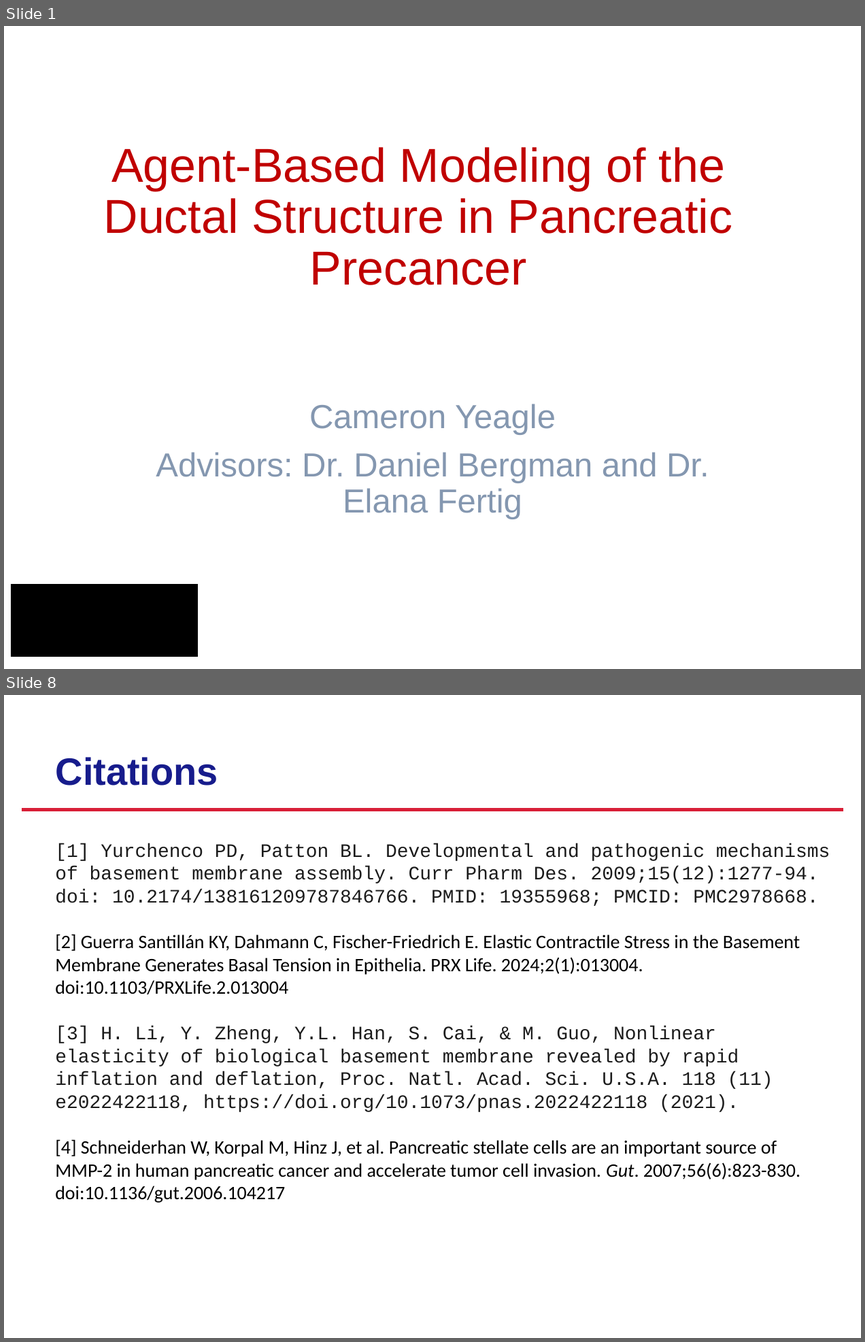
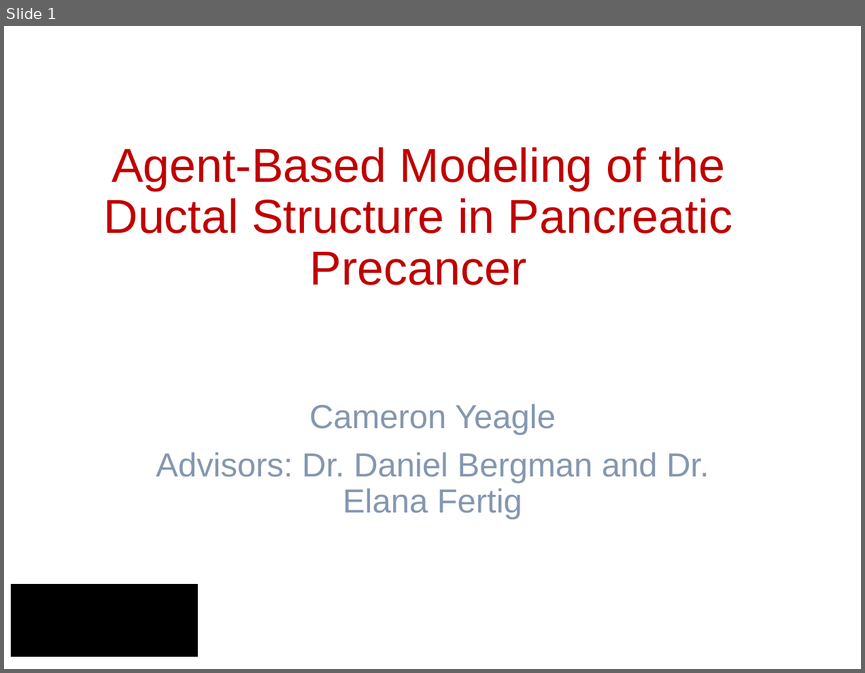
Before and after one commit to yeaglec/Pancreatic-Duct-Project, a slide deck: Presentation/Project_Update_(8-12).pptx. Shown one above the other, each under a label of ours: slides 1 and 8 before the commit, slide 1 after it; the slides between them are not shown. The pictures are 865x1342 and 865x673 pixels, drawn with LibreOffice and Linux fonts; fonts in the diff are those of the drawing; background and template pictures are left out. Boxes give left, top, right and bottom in pixels: in the first picture for what was removed or moved away, otherwise in the second. Text is boxed around its words. In the diff, an @@ line names an element or a change of style, - is before the commit and + after.

```diff
--- a/Presentation/Project_Update_(8-12).pptx
+++ b/Presentation/Project_Update_(8-12).pptx
@@ slide 8 removed at (4, 695, 861, 1338), background picture (left out) @@
@@ title removed at (56, 757, 218, 785) @@
-Citations
@@ line removed from (22, 810) to (843, 810) @@
@@ text removed at (55, 843, 830, 1202) @@
-[1] Yurchenco PD, Patton BL. Developmental and pathogenic mechanisms of basement membrane assembly. Curr Pharm Des. 2009;15(12):1277-94. doi: 10.2174/138161209787846766. PMID: 19355968; PMCID: PMC2978668.
-[2] Guerra Santillán KY, Dahmann C, Fischer-Friedrich E. Elastic Contractile Stress in the Basement Membrane Generates Basal Tension in Epithelia. PRX Life. 2024;2(1):013004. doi:10.1103/PRXLife.2.013004
-[3] H. Li, Y. Zheng, Y.L. Han, S. Cai, & M. Guo, Nonlinear elasticity of biological basement membrane revealed by rapid inflation and deflation, Proc. Natl. Acad. Sci. U.S.A. 118 (11) e2022422118, https://doi.org/10.1073/pnas.2022422118 (2021).
-[4] Schneiderhan W, Korpal M, Hinz J, et al. Pancreatic stellate cells are an important source of MMP-2 in human pancreatic cancer and accelerate tumor cell invasion. Gut. 2007;56(6):823-830. doi:10.1136/gut.2006.104217
```
Also in this commit, not shown: 3 slides added, 6 other slides removed, 47 other files.
